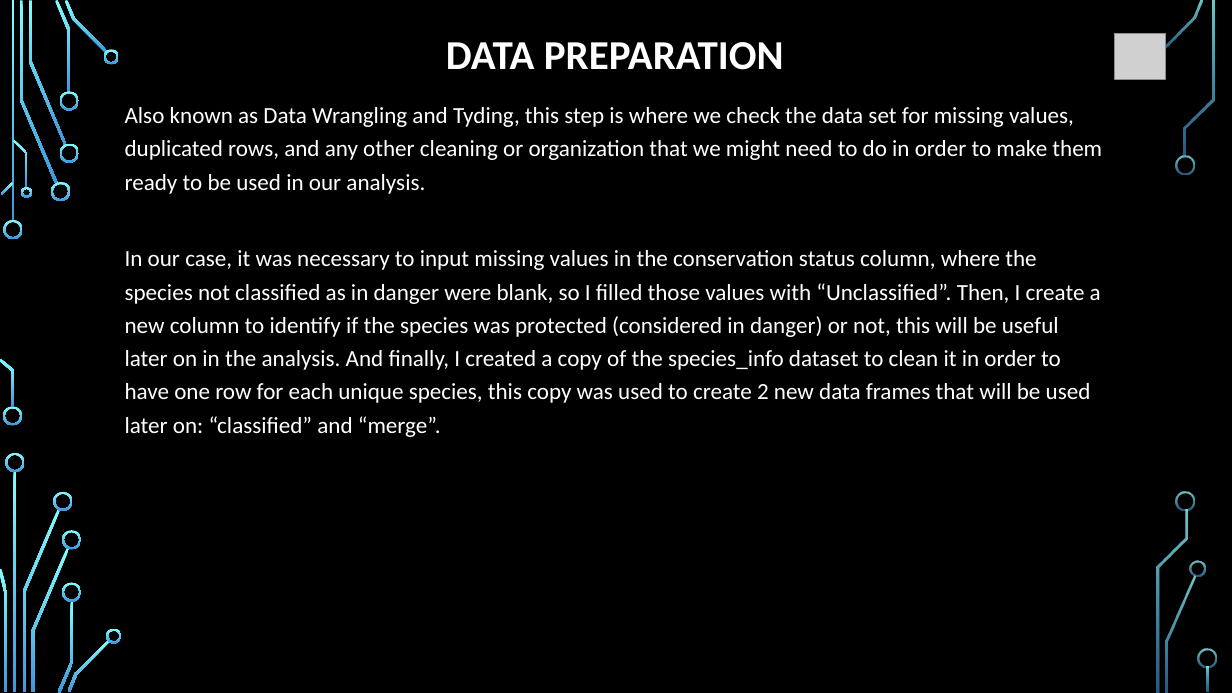
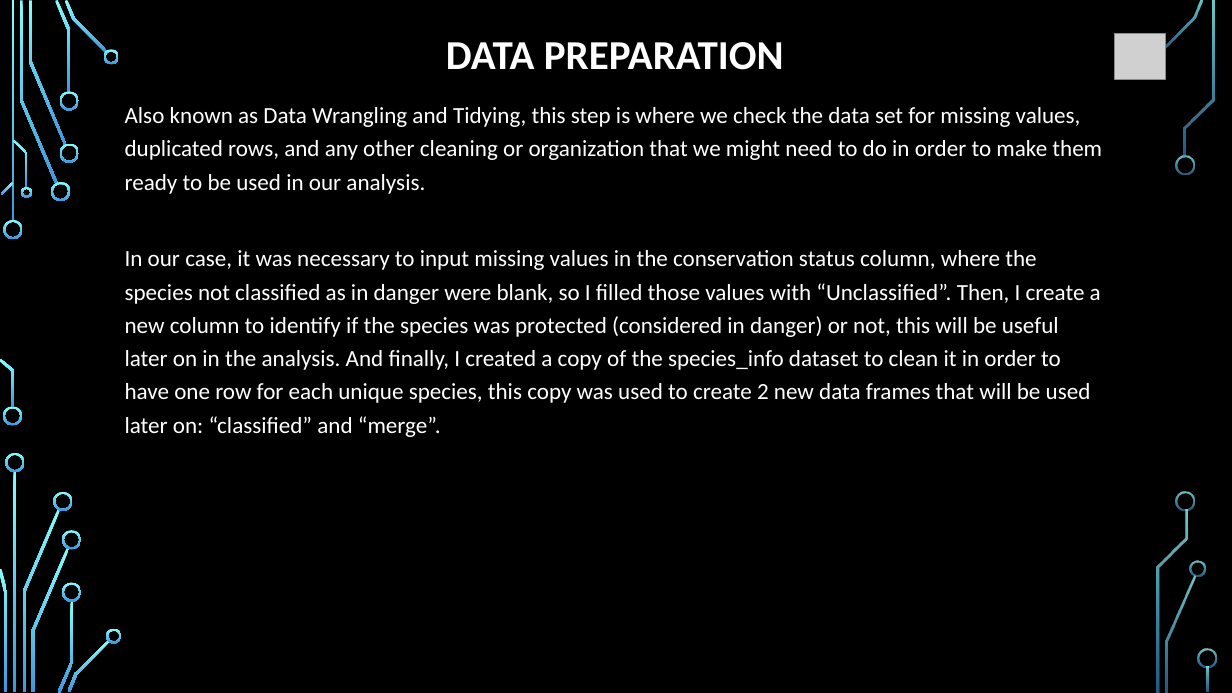
Before and after one commit to bcbmotta/biodiversity-project, a slide deck: slide 9 of Docs/Project/Biodiversity Analysis.pptx. Drawn at 1232x693 pixels with LibreOffice and Linux fonts; fonts in the diff are those of the drawing; grey boxes stand for pictures; background and template pictures are left out. Boxes give left, top, right and bottom in pixels: in the first picture for what was removed or moved away, otherwise in the second. Text is boxed around its words. In the diff, an @@ line names an element or a change of style, - is before the commit and + after.

Commit message:
Presentation update

```diff
--- a/Docs/Project/Biodiversity Analysis.pptx
+++ b/Docs/Project/Biodiversity Analysis.pptx
@@ text at [125,107,1102,194]: text changed @@
-Also known as Data Wrangling and Tyding, this step is where we check the data set for missing values, duplicated rows, and any other cleaning or organization that we might need to do in order to make them ready to be used in our analysis.
+Also known as Data Wrangling and Tidying, this step is where we check the data set for missing values, duplicated rows, and any other cleaning or organization that we might need to do in order to make them ready to be used in our analysis.
```
Also in this commit, not shown: 1 other file.
